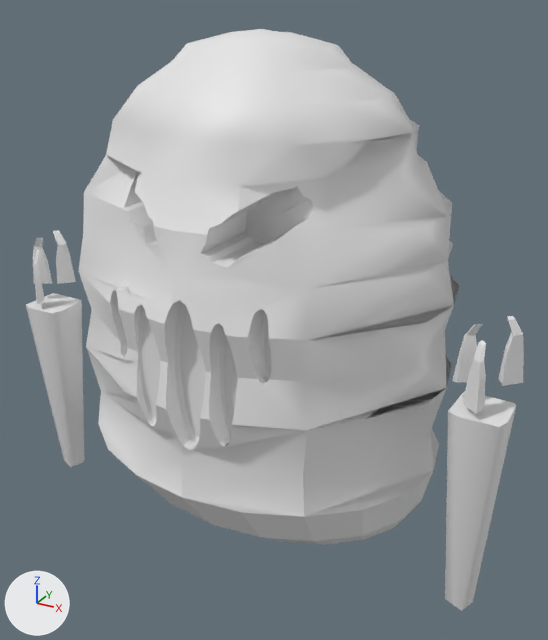
An edit to the FBX model Jam2019/Assets/ReturnTheGame/Asset/ghost.fbx, drawn before and after from the same camera.
Before and after are seen from a camera (50 mm lens) standing at (0.17, -0.305, 0.212) and looking at (0.062, -0.109, 0.114). The axes (+X, +Y, +Z) are drawn at lower left. The lights are the same throughout. Materials are left out; every surface is plain grey. Where no turn or scale is listed for an object, it has been applied to the vertices.
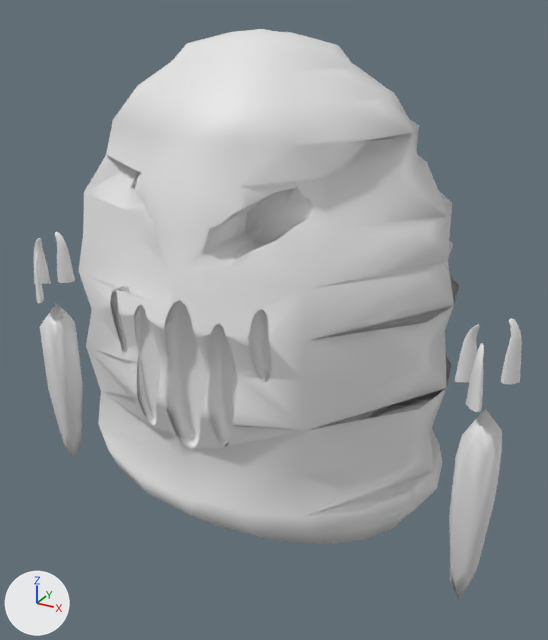
The edits, one by one:
me_mesh_001 is used by ob_pcube3; location (-0.0061, -0.124, 0.0799).
me_mesh_001 had 14 vertices, 10 faces and spanned x -0.0202..-0.005, y -0.0082..0.0065, z -0.0366..0.0299.
me_mesh_001 now has 46 vertices, 44 faces and spans x -0.0176..-0.0062, y -0.0068..0.005, z -0.0366..0.0299.
me_mesh_001 part 4: the whole mesh is rebuilt.
me_mesh is used by ob_psphere8; location (0.0577, -0.109, 0.0513).
me_mesh had 759 vertices, 608 faces and spanned x -0.062..0.062, y -0.05..0.05, z -0.015..0.15.
me_mesh now has 869 vertices, 694 faces and spans x -0.062..0.062, y -0.05..0.05, z -0.015..0.15.
me_mesh part 1: 62 vertices added at x 0.009..0.03, y -0.026..-0.024, z 0.097..0.114.
me_mesh part 2: 48 vertices added at x -0.057..0.062, y -0.048..0.048, z -0.015..0.024.
me_mesh_005 is used by ob_pcube4; location (0.1462, -0.124, 0.0799).
me_mesh_005 had 14 vertices, 10 faces and spanned x -0.0202..-0.005, y -0.0082..0.0065, z -0.0366..0.0299.
me_mesh_005 now has 46 vertices, 44 faces and spans x -0.0176..-0.0062, y -0.0068..0.005, z -0.0366..0.0299.
me_mesh_005 part 3: the whole mesh is rebuilt.

What differs and where, as boxes [x1, y1, x2, y2] in the pictures (548 x 640 px):
'pCube4', reshaped (25% narrower, 14% shorter): before [445, 391, 516, 611]; after [449, 409, 502, 599]
'pCube3', reshaped (25% narrower, 10% shorter): before [26, 293, 84, 467]; after [40, 303, 83, 460]
part 1 of me_mesh, added: after [201, 178, 330, 267]
part 2 of me_mesh, added: after [98, 392, 442, 541]
